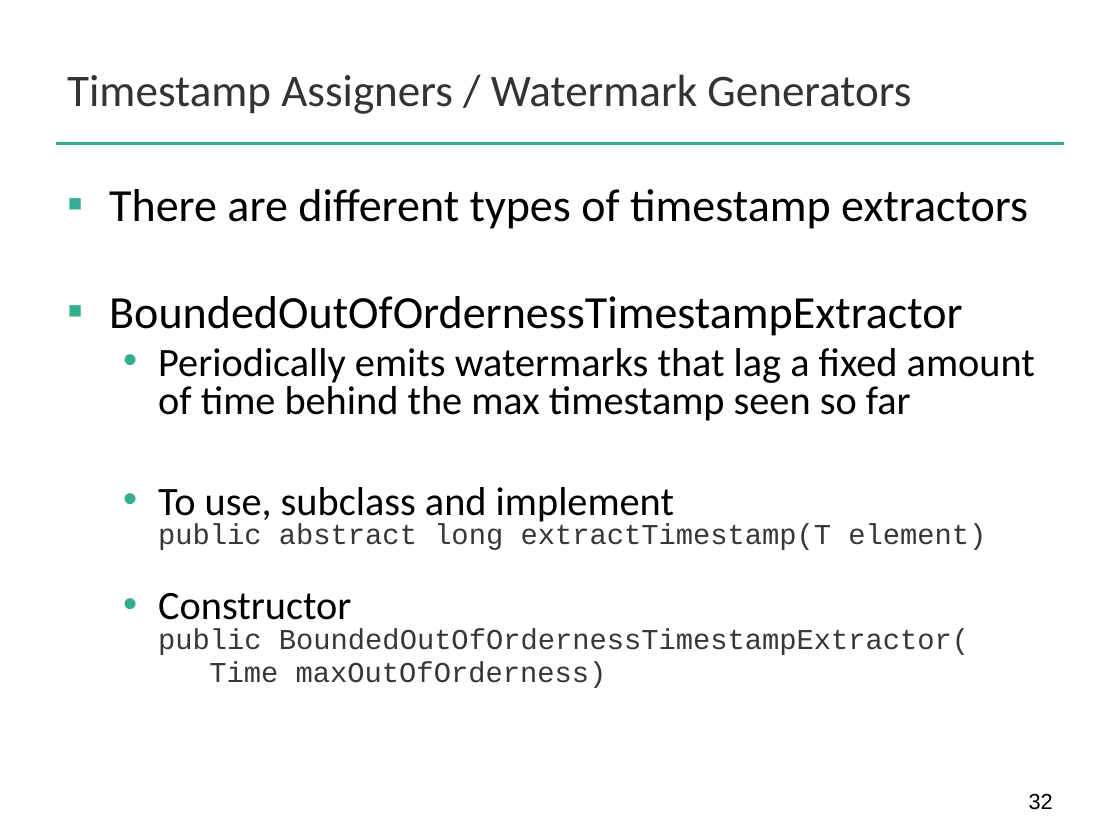
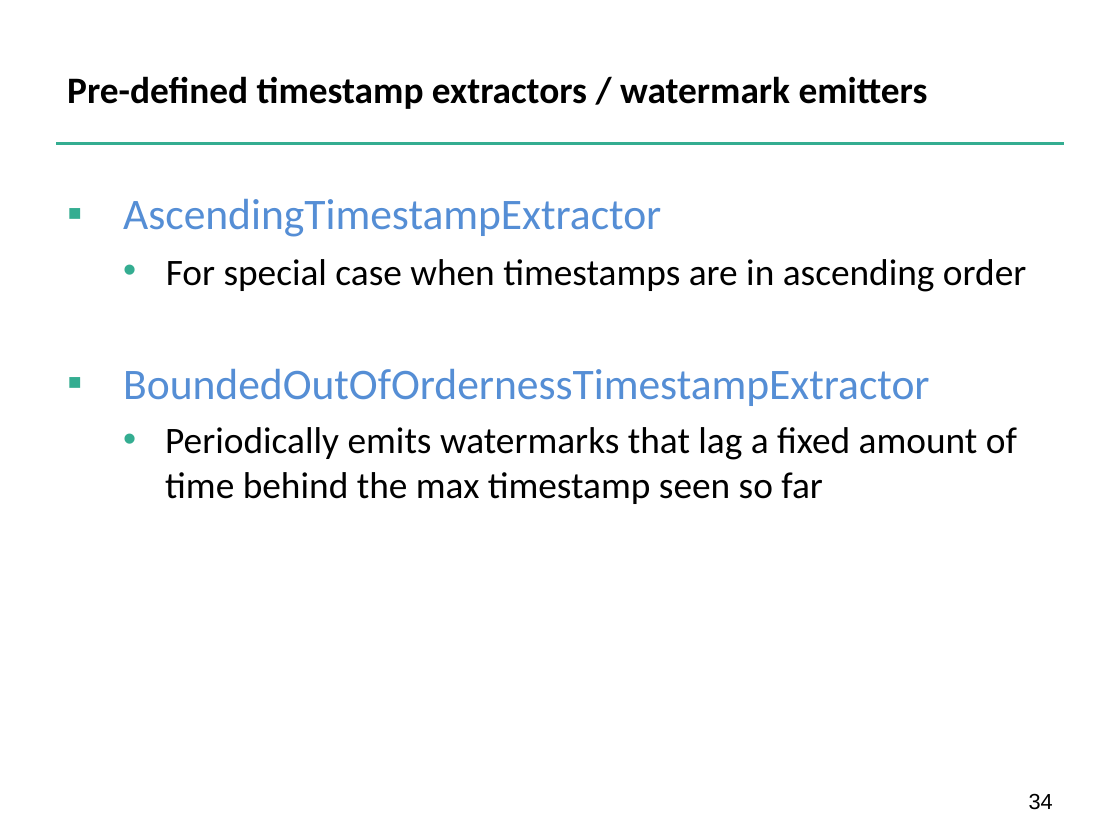
Before and after one commit to dataArtisans/flink-training-web, a slide deck: slide 34 of slides/flink_stream_windows.pptx (slide 32 before the commit). Drawn at 1120x840 pixels with LibreOffice and Linux fonts; fonts in the diff are those of the drawing; background and template pictures are left out. Boxes give left, top, right and bottom in pixels: in the first picture for what was removed or moved away, otherwise in the second. Text is boxed around its words. In the diff, an @@ line names an element or a change of style, - is before the commit and + after.

Commit message:
improved some of the slides, especially around windows, and watermarks

```diff
--- a/slides/flink_stream_windows.pptx
+++ b/slides/flink_stream_windows.pptx
@@ title at (67,76,928,109): text changed; size 29 to 24 pt; text colour #333333 to #000000; bold on @@
-Timestamp Assigners / Watermark Generators
+Pre-defined timestamp extractors / watermark emitters
@@ text at (123,198,1026,292): text changed; size 29.6 to 24 pt @@
-▪ There are different types of timestamp extractors
+▪ AscendingTimestampExtractor
+  • For special case when timestamps are in ascending order
@@ text at (123,368,1017,504): size 29.6 to 28 pt, text colour #000000 to #558ED5 in "BoundedOutOfOrdernessTimestampExtractor"; size 25.9 to 24 pt in "Periodically emits watermarks that lag a fixed ..."; indent changed; line spacing 0.8 to 1 @@
@@ text at (158,487,986,688): paragraphs removed @@
-  • To use, subclass and implement
-    public abstract long extractTimestamp(T element)
-  • Constructor
-    public BoundedOutOfOrdernessTimestampExtractor(
-  Time maxOutOfOrderness)
@@ page number at (1029,793,1053,810): text changed @@
-32
+34
```
Also in this commit, not shown: 18 other slides changed, 5 slides added, 2 slides removed, 5 other files.
